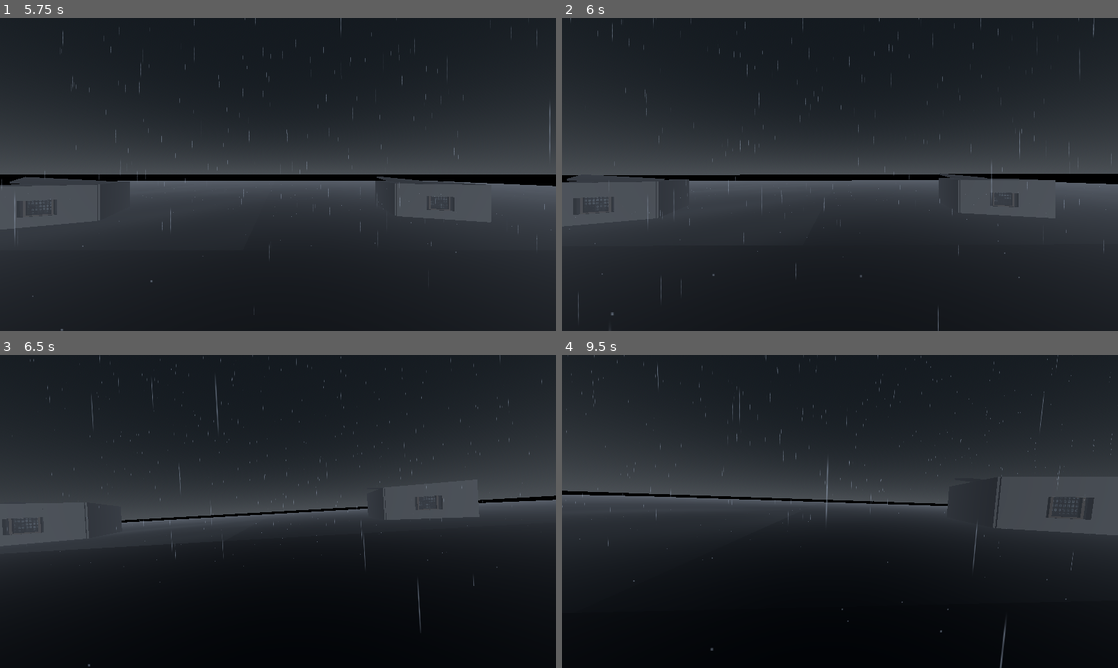
Above: before the commit, frames 1-4 (two rows, left to right).
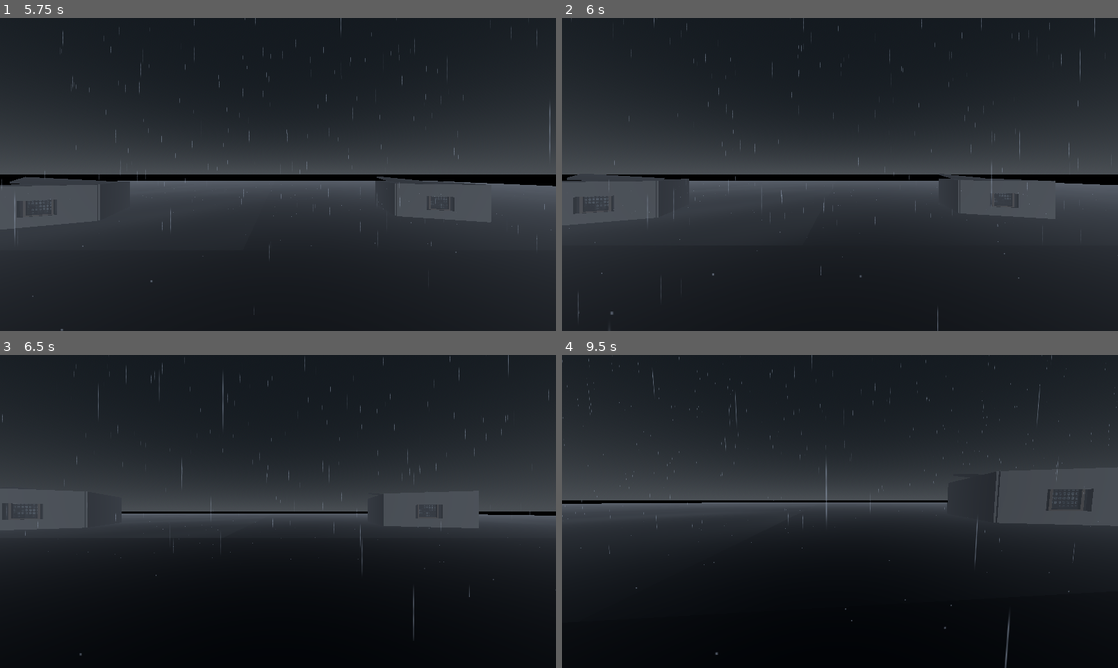
Above: after the commit, the same moments.

Repository: MehmetPeynirci/codename-redwhale
Game: Godot game, scene res://scenes/Main.tscn
Two runs of this game, one before a commit and one after it. Both use one fixed random seed, a clock stepped at 60 frames per second and the inputs below.
Inputs (mouse positions are in pixels of both pictures, inside the frame that each line leads up to):
- Up to frame 1 (5.75 s): tap Enter at 0.5, 2 s; move the mouse to (305, 174) at 0.52 s; press the mouse at (305, 174) at 0.53 s; hold W (move_forward) from 0.53 s (still down); tap Space (move_jump) at 0.77, 1.25, 1.52, 3.02, 3.77, 4.52 s; move the mouse to (250, 174) at 1.27 s; release the mouse at (250, 174) at 1.28 s; tap Ctrl (move_crouch) at 1.35 s; click (250, 174) at 1.42 s; move the mouse to (289, 168) at 2.02 s; hold Shift (move_sprint) 2.03-2.78 s; click (289, 168) at 2.17 s; move the mouse to (272, 180) at 2.77 s; click (272, 180) at 2.85 s; move the mouse to (316, 177) at 3.52 s; hold Ctrl (move_crouch) 3.53-4.28 s; click (316, 177) at 3.67 s; move the mouse to (233, 171) at 4.27 s; tap Shift (move_sprint) at 4.35 s; click (233, 171) at 4.42 s; move the mouse to (283, 174) at 5.02 s; press the mouse at (283, 174) at 5.03 s
- Up to frame 2 (6 s): move the mouse to (817, 168) at 5.77 s; release W (move_forward) at 5.78 s; release the mouse at (817, 168) at 5.78 s; hold D (move_right) from 5.78 s (still down); tap Ctrl (move_crouch) at 5.85 s; click (817, 168) at 5.92 s
- Up to frame 3 (6.5 s): keep holding D (move_right); tap Space (move_jump) at 6.02 s
- Up to frame 4 (9.5 s): move the mouse to (867, 511) at 6.52 s; release D (move_right) at 6.53 s; hold Shift (move_sprint) 6.53-7.28 s; hold W (move_forward) 6.53-8.78 s; click (867, 511) at 6.67 s; tap Space (move_jump) at 6.77, 7.52, 9.02 s; move the mouse to (812, 511) at 7.27 s; click (812, 511) at 7.35 s; move the mouse to (851, 505) at 8.02 s; hold Ctrl (move_crouch) 8.03-8.78 s; click (851, 505) at 8.17 s; move the mouse to (834, 517) at 8.77 s; hold A (move_left) from 8.78 s (still down); tap Shift (move_sprint) at 8.85 s; click (834, 517) at 8.92 s

Frame 1 is identical in both runs. In frame 2, 0.8% of the frame differs, in the area x 0-100%, y 0-100%; in frame 3, 3.5%; in frame 4, 2.6%.

Commit message:
Stabilize FPS camera by disabling roll/sway by default

Diff:
--- a/scripts/player_controller.gd
+++ b/scripts/player_controller.gd
@@ -28,6 +28,7 @@
 @export var camera_sway_strength: float = 0.015
 @export var landing_bump_strength: float = 0.08
 @export var landing_recover_speed: float = 10.0
+@export var camera_roll_sway_enabled: bool = false
 
 @export var intro_duration: float = 5.8
 @export var intro_prone_height: float = 0.53
@@ -87,8 +88,9 @@
 		rotate_y(-event.relative.x * mouse_sensitivity)
 		_pitch = clampf(_pitch - event.relative.y * mouse_sensitivity, deg_to_rad(-88.0), deg_to_rad(88.0))
 		head.rotation.x = _pitch
-		_mouse_sway.x = clampf(_mouse_sway.x + event.relative.x * 0.00003, -camera_sway_strength, camera_sway_strength)
-		_mouse_sway.y = clampf(_mouse_sway.y + event.relative.y * 0.00002, -camera_sway_strength, camera_sway_strength)
+		if camera_roll_sway_enabled:
+			_mouse_sway.x = clampf(_mouse_sway.x + event.relative.x * 0.00003, -camera_sway_strength, camera_sway_strength)
+			_mouse_sway.y = clampf(_mouse_sway.y + event.relative.y * 0.00002, -camera_sway_strength, camera_sway_strength)
 
 func _physics_process(delta: float) -> void:
 	_elapsed_time += delta
@@ -294,6 +296,11 @@
 	elif Input.is_action_pressed("move_sprint") and is_on_floor() and input_dir.y < -0.1 and not _is_injured_phase():
 		target_fov = sprint_fov
 	camera.fov = lerpf(camera.fov, target_fov, minf(1.0, fov_lerp_speed * delta))
+
+	if not camera_roll_sway_enabled:
+		camera.rotation = Vector3.ZERO
+		camera.position = _camera_base_pos
+		return
 
 	var limp_roll: float = sin(_injury_elapsed * 7.0) * 0.035 if _is_injured_phase() else 0.0
 	var target_roll: float = -input_dir.x * camera_tilt_strength + _mouse_sway.x + limp_roll
